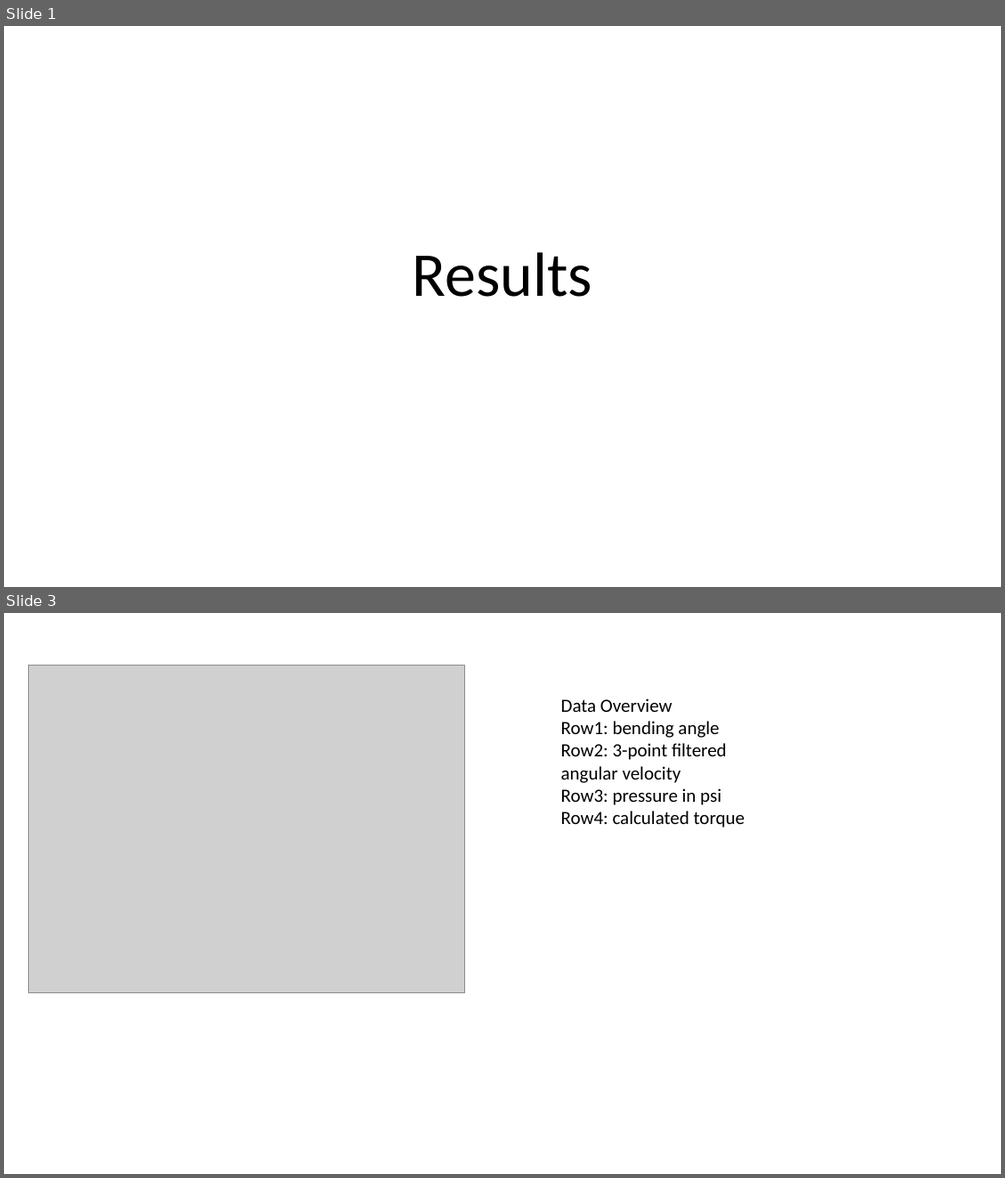
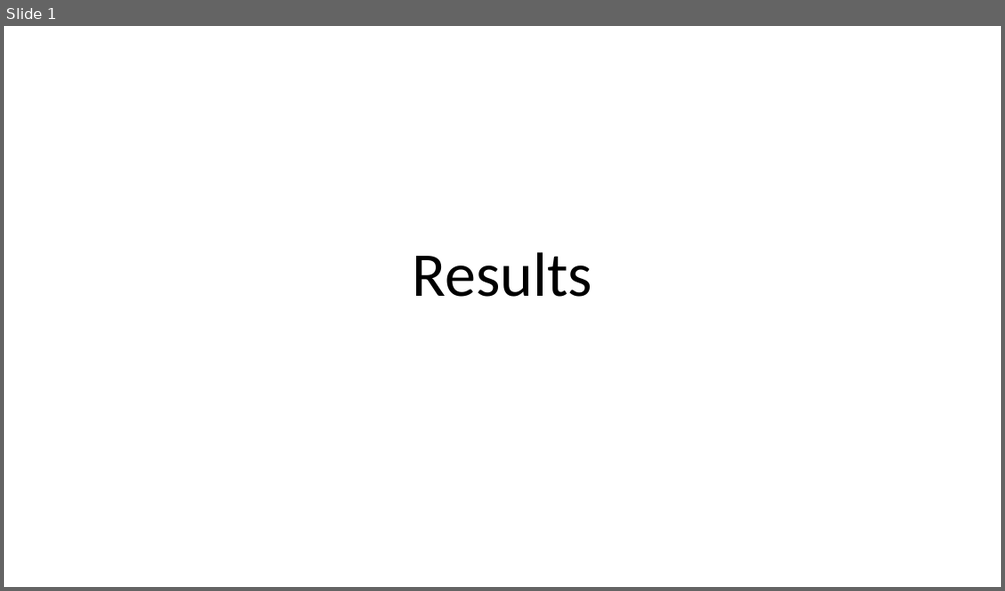
Before and after one commit to zhiqiao0256/iros2022, a slide deck: results.pptx. Shown one above the other, each under a label of ours: slides 1 and 3 before the commit, slide 1 after it; the slides between them are not shown. The pictures are 1005x1178 and 1005x591 pixels, drawn with LibreOffice and Linux fonts; fonts in the diff are those of the drawing; grey boxes stand for pictures. Boxes give left, top, right and bottom in pixels: in the first picture for what was removed or moved away, otherwise in the second. Text is boxed around its words. In the diff, an @@ line names an element or a change of style, - is before the commit and + after.

```diff
--- a/results.pptx
+++ b/results.pptx
@@ slide 3 removed at [4,613,1001,1174], background #FFFFFF @@
@@ picture removed at [28,666,464,993] @@
@@ text removed at [561,698,744,827] @@
-Data Overview
-Row1: bending angle
-Row2: 3-point filtered angular velocity
-Row3: pressure in psi
-Row4: calculated torque
```
Also in this commit, not shown: 3 other slides removed, 11 other files.
